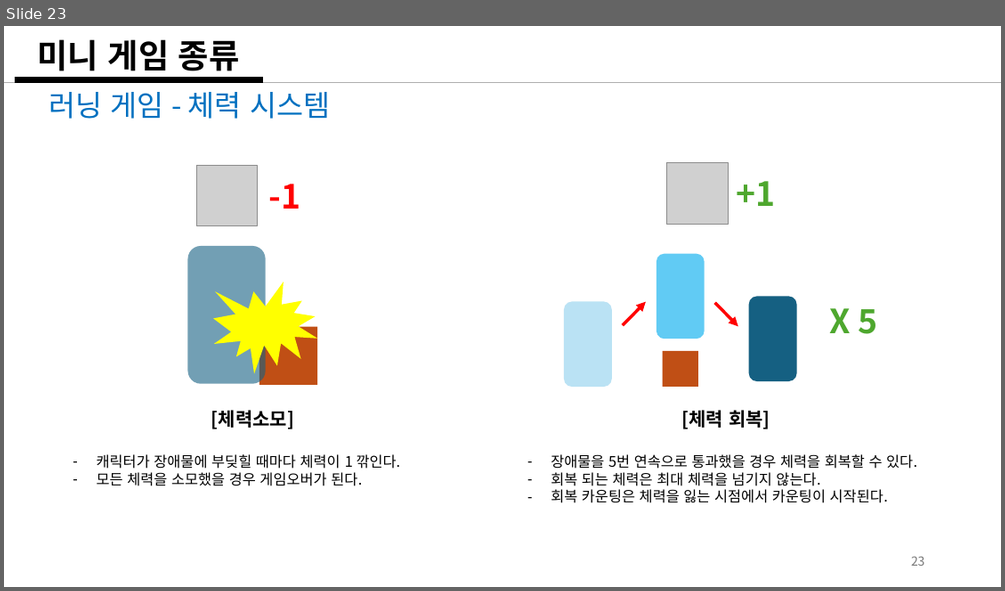
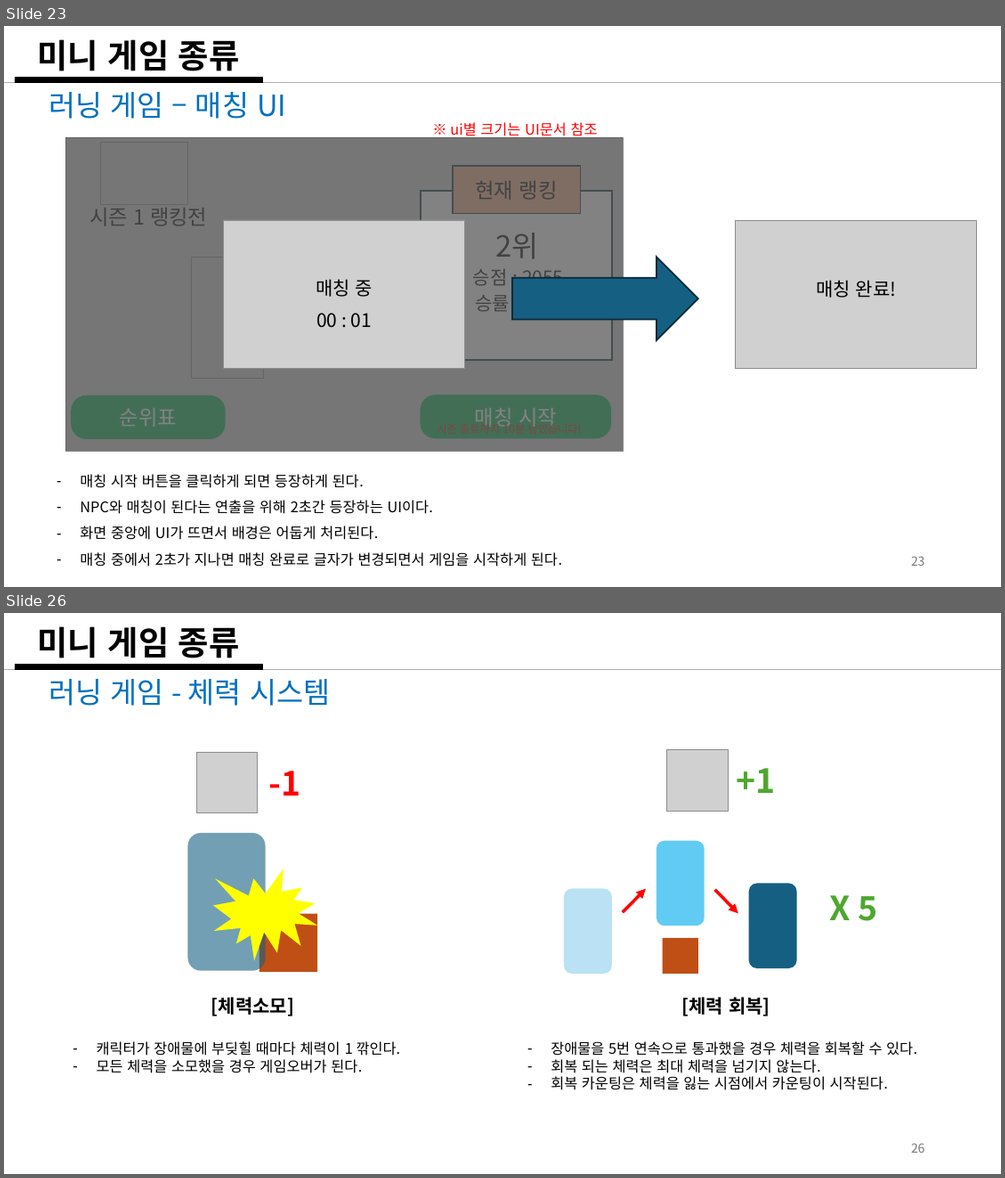
Before and after one commit to weariness00/Mandle_10Minute_Game, a slide deck: document/Please Leave me alone!.pptx. Shown one above the other, each under a label of ours: slide 23 before the commit, slides 23 and 26 after it; the slides between them are not shown. The pictures are 1005x591 and 1005x1178 pixels, drawn with LibreOffice and Linux fonts; fonts in the diff are those of the drawing; grey boxes stand for pictures. Boxes give left, top, right and bottom in pixels: in the first picture for what was removed or moved away, otherwise in the second. Text is boxed around its words. In the diff, an @@ line names an element or a change of style, - is before the commit and + after.

Commit message:
기획_매칭관련 기획 기획서에 추가 및 UI작성

```diff
--- a/document/Please Leave me alone!.pptx
+++ b/document/Please Leave me alone!.pptx
@@ slide 23 added at (4, 26, 1001, 587), background #FFFFFF @@
@@ title added at (38, 39, 240, 71), 32 pt, text #000000, bold @@
+미니 게임 종류
@@ line added from (4, 83) to (1001, 83), #AEAEAE 1.5 pt @@
@@ line added from (15, 79) to (263, 79), #000000 6 pt @@
@@ text added at (48, 92, 286, 119), 28 pt, text #0070C0 @@
+러닝 게임 – 매칭 UI
@@ text added at (450, 122, 598, 139), 14 pt, text #FF0000 @@
+※ ui별 크기는 UI문서 참조
@@ picture added at (736, 220, 977, 369) @@
@@ right arrow added at (512, 257, 699, 341), fill #156082, outline #092A39 1.5 pt @@
@@ text added at (816, 280, 896, 297), 18 pt, text #000000 @@
+매칭 완료!
@@ group added at (65, 137, 623, 451): 7 texts, 4 pictures, 3 rectangles, 2 rounded rectangles @@
+매칭 시작
+시즌 종료까지 10분 남았습니다!
+현재 랭킹
+2위
+승점 : 2055
+승률 : 35%
+순위표
+시즌 1 랭킹전
+매칭 중
+00 : 01
@@ text added at (80, 474, 562, 566), 14 pt, text #000000 @@
+– 매칭 시작 버튼을 클릭하게 되면 등장하게 된다.
+– NPC와 매칭이 된다는 연출을 위해 2초간 등장하는 UI이다.
+– 화면 중앙에 UI가 뜨면서 배경은 어둡게 처리된다.
+– 매칭 중에서 2초가 지나면 매칭 완료로 글자가 변경되면서 게임을 시작하게 된다.
@@ page number added at (911, 556, 925, 565), 12 pt, text #797979 @@
+23
@@ what was slide 23 is now slide 26 @@
@@ page number at (911, 1143, 925, 1152): text changed @@
-23
+26
```
Also in this commit, not shown: 3 slides changed, 2 other slides added, 1 other file.
